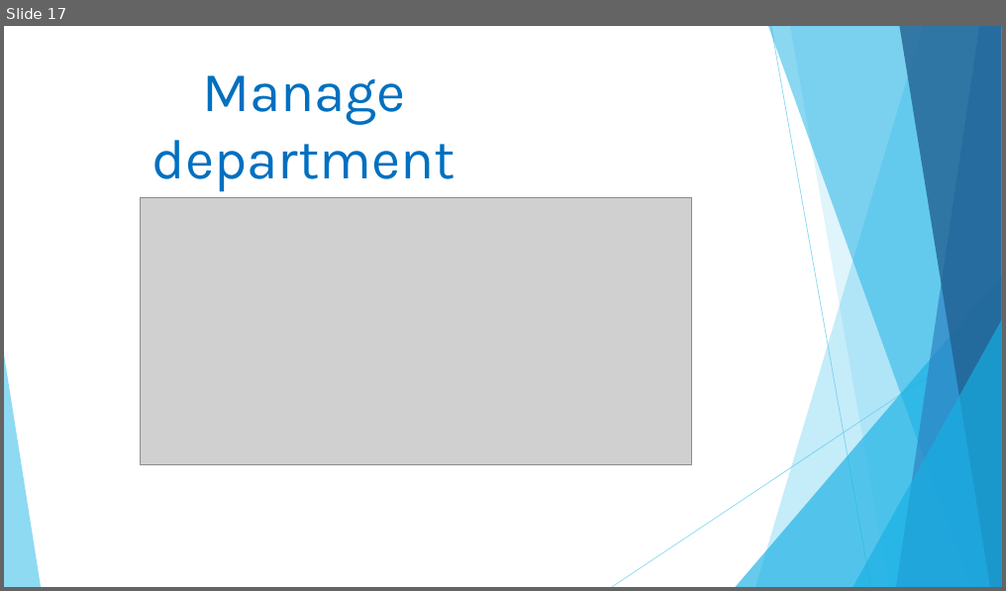
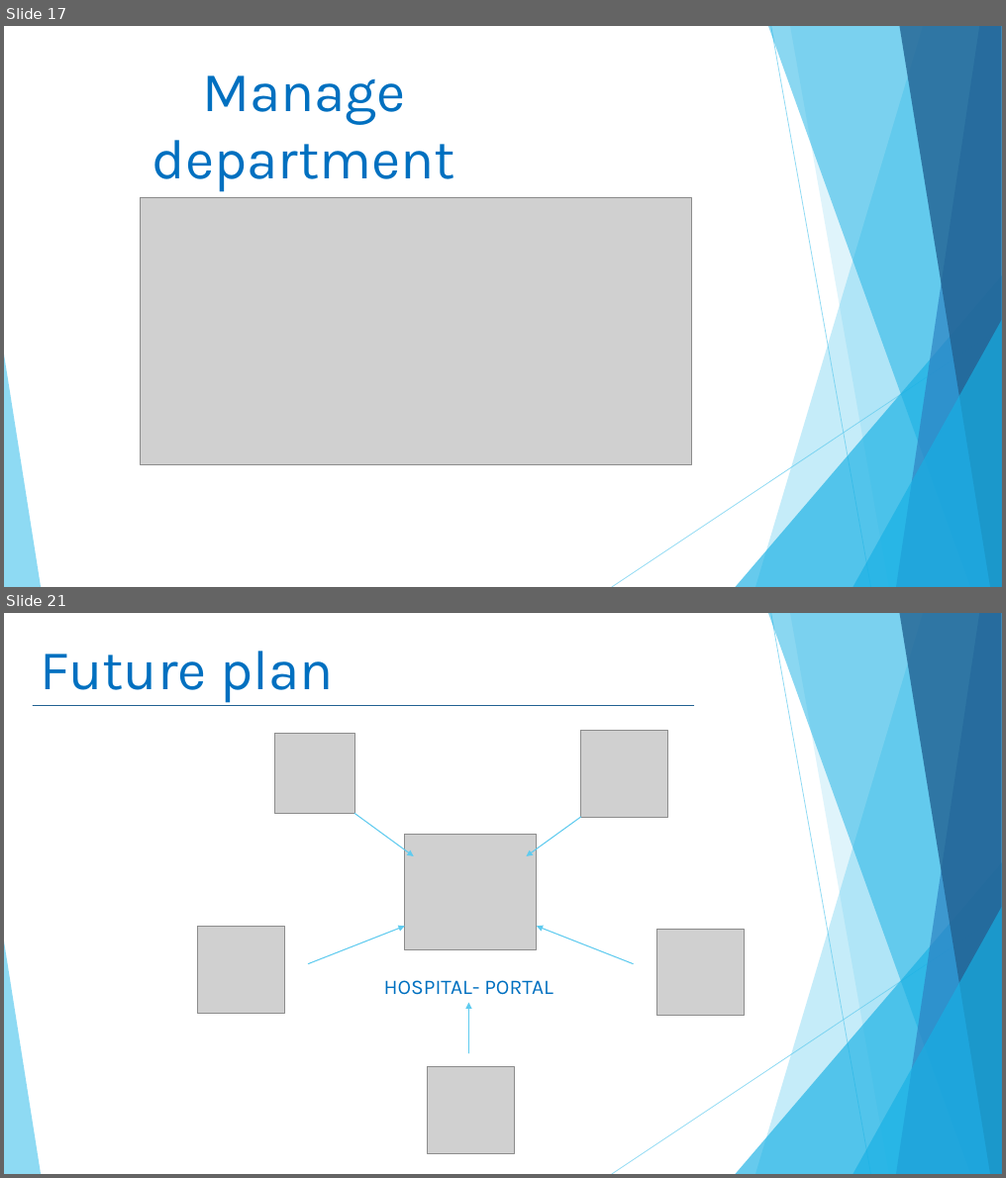
Before and after one commit to linhmimoza/Hospital_PortalExtra, a slide deck: Hospital.pptx. Shown one above the other, each under a label of ours: slide 17 before the commit, slides 17 and 21 after it; the slides between them are not shown. The pictures are 1006x591 and 1006x1178 pixels, drawn with LibreOffice and Linux fonts; fonts in the diff are those of the drawing; grey boxes stand for pictures. Boxes give left, top, right and bottom in pixels: in the first picture for what was removed or moved away, otherwise in the second. Text is boxed around its words. In the diff, an @@ line names an element or a change of style, - is before the commit and + after.

```diff
--- a/Hospital.pptx
+++ b/Hospital.pptx
@@ slide 21 added at [4, 613, 1002, 1174], background #FFFFFF; not listed: 10 template elements that a slide beside it also shows @@
@@ text added at [41, 651, 333, 703], 54 pt, text #0070C0 @@
+Future plan
@@ line added from (33, 706) to (693, 706), #226292 1 pt @@
@@ picture added at [581, 730, 668, 817] @@
@@ picture added at [275, 734, 355, 814] @@
@@ arrow added from (355, 814) to (414, 857), #5FCBEF 1 pt @@
@@ arrow added from (581, 817) to (527, 857), #5FCBEF 1 pt @@
@@ picture added at [405, 834, 537, 950] @@
@@ picture added at [197, 926, 284, 1013] @@
@@ arrow added from (308, 964) to (405, 926), #5FCBEF 1 pt @@
@@ arrow added from (633, 964) to (537, 926), #5FCBEF 1 pt @@
@@ picture added at [656, 929, 744, 1016] @@
@@ text added at [384, 980, 553, 995], 20 pt, text #0070C0 @@
+HOSPITAL- PORTAL
@@ arrow added from (469, 1054) to (469, 1003), #5FCBEF 1 pt @@
@@ picture added at [427, 1066, 514, 1154] @@
```
Also in this commit, not shown: 6 other slides added, 1 slide removed, 15 other files.
